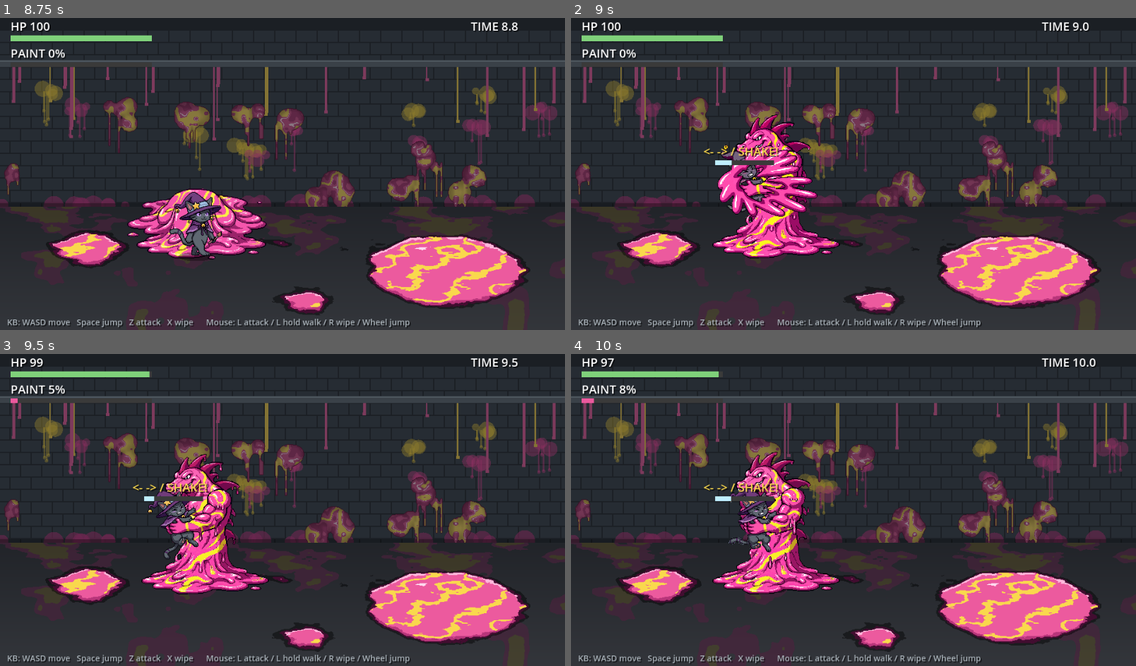
Above: before the commit, frames 1-4 (two rows, left to right).
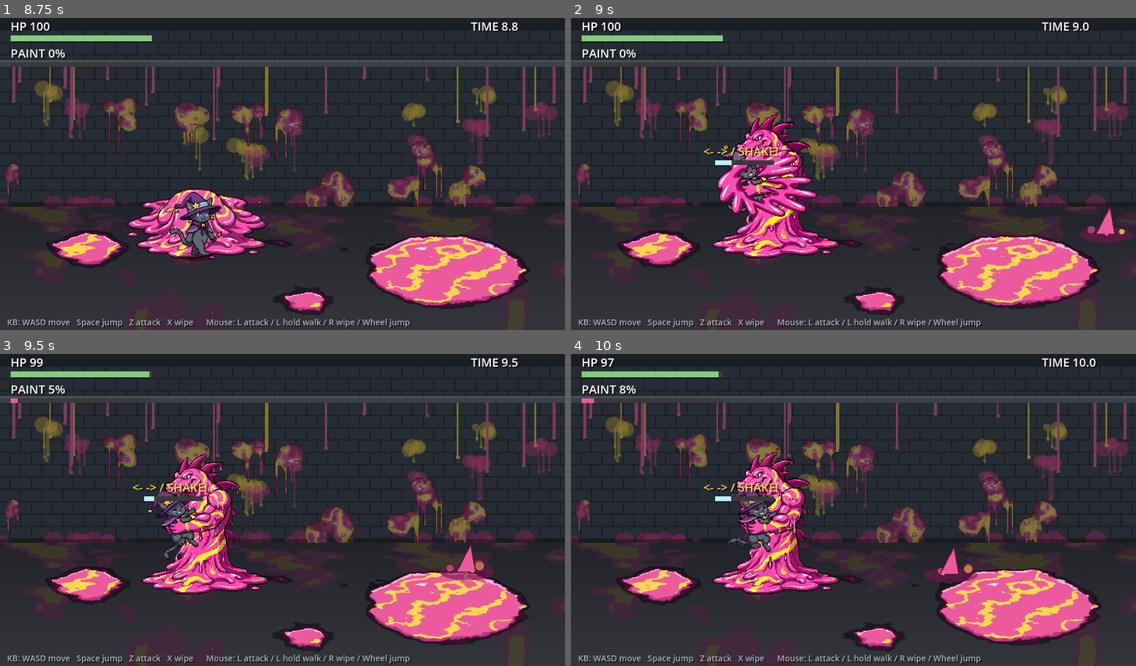
Above: after the commit, the same moments.

Repository: Dekaimo/sewer_proto
Game: Godot game, scene res://main.tscn
Same seed, same stepped clock (60 frames per second), same inputs: the game is played once before the commit and once after it.
Inputs (mouse positions are in pixels of both pictures, inside the frame that each line leads up to):
- Up to frame 1 (8.75 s): move the mouse to (406, 155) at 0.52 s; hold Right (right) 0.53-1.25 s; tap Z (attack) at 0.6, 2.3, 3.8, 5.1, 6.8, 8.1 s; click (406, 155) at 0.67 s; tap Space (jump) at 0.77, 3.77, 6.77 s; drag from (169, 186) to (254, 236) at 1.27 s; move the mouse to (339, 102) at 2.02 s; hold Right (right) 2.03-2.75 s; hold X (clean) 2.03-2.75 s; click (339, 102) at 2.17 s; drag from (254, 236) to (113, 124) at 2.77 s; move the mouse to (452, 217) at 3.52 s; hold Left (left) 3.53-4.25 s; tap K at 3.6 s; click (452, 217) at 3.67 s; drag from (113, 124) to (197, 92) at 4.27 s; move the mouse to (310, 170) at 5.02 s; hold Down (down) 5.03-5.75 s; click (310, 170) at 5.17 s; drag from (197, 92) to (169, 186) at 5.77 s; move the mouse to (406, 155) at 6.52 s; hold Up (up) 6.53-7.25 s; tap J at 6.6 s; click (406, 155) at 6.67 s; drag from (169, 186) to (254, 236) at 7.27 s; move the mouse to (339, 102) at 8.02 s; hold Down (down) from 8.03 s (still down); click (339, 102) at 8.17 s
- Up to frame 2 (9 s): release Down (down) at 8.75 s; drag from (825, 236) to (684, 124) at 8.77 s
- Up to frame 3 (9.5 s): no input
- Up to frame 4 (10 s): move the mouse to (1023, 553) at 9.52 s; hold Up (up) from 9.53 s (still down); hold X (clean) from 9.53 s (still down); click (1023, 553) at 9.67 s; tap Space (jump) at 9.77 s; tap Z (attack) at 9.8 s

Frame 1 is identical in both runs. In frame 2, 0.5% of the frame differs, in the area x 90-100%, y 60-73%; in frame 3, 0.5%; in frame 4, 0.7%, in the area x 62-86%, y 61-74%.

Commit message:
Add Paint Shark enemy: fin swim, gulp from below, big leap, drag underground, swallow wani+player combo
Co-Authored-By: Claude Opus 5.5 <noreply@anthropic.com>
Claude-Session: https://claude.ai/code/session_016eaBthCvKzWp812yLXmusx

Diff:
--- a/enemy.gd
+++ b/enemy.gd
@@ -29,6 +29,7 @@
 var hold_t := 0.0
 var last_x := 0.0
 var last_y := 0.0
+var swallowed_by = null
 var anim_t := 0.0
 var sprite: Sprite2D
 var emerge_frames: Array[Texture2D] = []
@@ -65,7 +66,7 @@
 
 
 func active() -> bool:
-	return not state in ["emerge", "swallow", "idle", "sink", "lurk", "ambush"]
+	return not state in ["emerge", "swallow", "idle", "sink", "lurk", "ambush", "swallowed"]
 
 
 func _process(delta: float) -> void:
@@ -98,6 +99,12 @@
 	if main.game_over:
 		state = "idle"
 		sprite.visible = true
+		return
+	if state == "swallowed":
+		# サメの腹の中（主人公と一緒に地中）
+		if is_instance_valid(swallowed_by):
+			position = swallowed_by.position
+		sprite.visible = false
 		return
 	if state == "sink" or state == "lurk" or state == "ambush":
 		_update_ambush(delta)
@@ -393,6 +400,26 @@
 	position.y = p.position.y
 
 
+# ---------- サメにまとめて呑まれる ----------
+func get_swallowed(shark) -> void:
+	_end_hold()
+	main.release_token(self)
+	state = "swallowed"
+	swallowed_by = shark
+	sprite.visible = false
+
+
+## 主人公が脱出したら、ワニも吐き出されて床から形成し直す
+func spit_out(pos: Vector2) -> void:
+	swallowed_by = null
+	position = pos
+	_clamp()
+	sprite.visible = true
+	state = "emerge"
+	anim_t = 0.6   # 水たまりから少し盛り上がったところから
+	stun = 0.0
+
+
 ## 1体目は今いる側、2体目以降は1体目の反対側を受け持つ
 func _flank_side(p) -> float:
 	var lead = main.enemies[0]
--- a/hud.gd
+++ b/hud.gd
@@ -31,6 +31,15 @@
 	if p.state == "slipped":
 		_txt(p.position + Vector2(-60, -80), "SLIPPED!  <- ->", Color("f9d84d"))
 
+	if p.state == "swallowed":
+		# 地中：画面全体がドロドロに沈む
+		draw_rect(Rect2(0, 0, 960, 540), Color(0.45, 0.05, 0.28, 0.22))
+		var label := "2 vs 1 !!   <- ->" if p.swallow_combo else "SWALLOWED!   <- ->"
+		var pos2: Vector2 = Vector2(clampf(p.position.x - 70.0, 10.0, 800.0), p.position.y - 90.0)
+		_txt(pos2 + Vector2(0, -12), label, Color("f9d84d"))
+		draw_rect(Rect2(pos2.x, pos2.y, 120, 8), Color("3a3a3a"))
+		draw_rect(Rect2(pos2.x, pos2.y, 120 * p.struggle, 8), Color("bfefff"))
+
 	if p.state == "grabbed":
 		var pos: Vector2 = p.position + Vector2(-50, -150)
 		_txt(pos + Vector2(-20, -8), "<- -> / SHAKE!", Color("f9d84d"))
--- a/main.gd
+++ b/main.gd
@@ -5,6 +5,7 @@
 const EnemyScript = preload("res://enemy.gd")
 const HudScript = preload("res://hud.gd")
 const SfxScript = preload("res://sfx.gd")
+const SharkScript = preload("res://shark.gd")
 const FloorShader = preload("res://floor.gdshader")
 const WallShader = preload("res://wall_paint.gdshader")
 
@@ -20,6 +21,8 @@
 var player
 var sfx
 var enemies: Array = []
+var sharks: Array = []
+var shark_spawn_t := 9.0   # ペンキサメが現れるまで
 # 床のドロドロ（マリオサンシャインの「らくがき」風）。床全体をマス目に分けた厚み 0〜1
 const GOOP_CX := 6.0   # 1マスの横幅
 const GOOP_CY := 3.0   # 1マスの縦幅（床は奥行きが潰れて見えるので半分）
@@ -92,6 +95,10 @@
 			get_tree().reload_current_scene()
 		return
 	survive_time += delta
+	if shark_spawn_t > 0.0:
+		shark_spawn_t -= delta
+		if shark_spawn_t <= 0.0:
+			_spawn_shark()
 	_update_mess(delta)
 	if goop_dirty:
 		goop_dirty = false
@@ -140,8 +147,20 @@
 	return null
 
 
+func _spawn_shark() -> void:
+	var s = SharkScript.new()
+	s.main = self
+	# 主人公から遠い方の端から、床の下を泳いでくる
+	var x := ARENA_L + 20.0 if player.position.x > VIEW_W * 0.5 else ARENA_R - 20.0
+	s.position = Vector2(x, randf_range(DEPTH_MIN + 20.0, DEPTH_MAX - 20.0))
+	add_child(s)
+	sharks.append(s)
+
+
 func on_player_defeated(grabber) -> void:
 	game_over = true
+	if player.state == "swallowed" or player.swallower != null:
+		return   # 地中で力尽きた：沈んだまま終わる
 	# とどめ演出：掴んでいた敵（いなければ一番近い敵）が抱えて沈む
 	var e = grabber
 	if e == null or not is_instance_valid(e):
--- a/player.gd
+++ b/player.gd
@@ -34,7 +34,9 @@
 var mask_tex: ImageTexture
 var opaque_px: Array[Vector2i] = []
 
-var state := "normal"   # normal / slipped / grabbed / defeated
+var state := "normal"   # normal / slipped / grabbed / swallowed / defeated
+var swallower = null     # 呑み込んでいるサメ
+var swallow_combo := false   # ワニごと呑まれた（地中で2対1）
 var slip_t := 0.0
 var hidden_in_hug := false   # 抱きつきの1枚絵に描かれている間は自分を表示しない       # 転んでいる残り時間
 var vel := Vector2.ZERO
@@ -269,7 +271,7 @@
 				lmb_held = false
 		elif mb.pressed and (mb.button_index == MOUSE_BUTTON_MIDDLE or mb.button_index == MOUSE_BUTTON_WHEEL_UP):
 			queued_jump = true
-	elif event is InputEventMouseMotion and state == "grabbed":
+	elif event is InputEventMouseMotion and (state == "grabbed" or state == "swallowed"):
 		var rx: float = (event as InputEventMouseMotion).relative.x
 		if absf(rx) >= 4.0:
 			var d := 1 if rx > 0 else -1
@@ -297,12 +299,14 @@
 			_update_slipped(delta)
 		"grabbed":
 			_update_grabbed(delta)
+		"swallowed":
+			_update_swallowed(delta)
 	_update_frame(delta)
 	z_index = int(position.y)   # 手前にいるほど前に描く
 	sprite.flip_h = facing < 0
 	if state != "grabbed":
 		hidden_in_hug = false
-	sprite.visible = state != "defeated" and not hidden_in_hug and not (invuln > 0.0 and state == "normal" and int(invuln * 20) % 2 == 0)
+	sprite.visible = state != "defeated" and state != "swallowed" and not hidden_in_hug and not (invuln > 0.0 and state == "normal" and int(invuln * 20) % 2 == 0)
 	queue_redraw()
 
 
@@ -425,6 +429,64 @@
 			e.on_hit(facing)
 			if randf() < 0.3:
 				add_dirt(Vector2i(64 + facing * 30, randi_range(60, 90)), 1)  # 跳ね返り
+
+
+# ---------- サメに丸呑みされる ----------
+func get_swallowed(shark, combo: bool) -> bool:
+	if state == "grabbed" and is_instance_valid(grabbed_by):
+		grabbed_by = null
+	state = "swallowed"
+	swallower = shark
+	swallow_combo = combo
+	hidden_in_hug = false
+	sprite.rotation = 0.0
+	struggle = 0.1
+	last_dir = 0
+	vel = Vector2.ZERO
+	z = 0.0
+	# 呑まれた瞬間に全身ドロドロ
+	for i in (10 if combo else 6):
+		add_dirt(random_body_point(), 3)
+	damage(6.0)
+	main.sfx.play("defeat", -4.0)
+	return true
+
+
+func _update_swallowed(delta: float) -> void:
+	if not is_instance_valid(swallower):
+		state = "normal"
+		return
+	position = swallower.position
+	# 2対1のときは抜け出しにくく、汚れるのも速い
+	struggle -= (0.2 if swallow_combo else 0.15) * delta
+	var d := 0
+	if Input.is_action_just_pressed("left"):
+		d = -1
+	elif Input.is_action_just_pressed("right"):
+		d = 1
+	if d != 0 and d != last_dir:
+		struggle += 0.05 if swallow_combo else 0.07
+		last_dir = d
+	drip_timer += delta
+	if drip_timer > (0.14 if swallow_combo else 0.24):
+		drip_timer = 0.0
+		add_dirt(random_body_point(), 2)
+		damage(2.0 if swallow_combo else 1.2)
+		if state == "swallowed":
+			main.sfx.play("grab_loop", -4.0, 0.3)
+	struggle = clampf(struggle, 0.0, 1.0)
+	if struggle >= 1.0 and state == "swallowed":
+		# 床から飛び出して脱出
+		state = "normal"
+		var s = swallower
+		swallower = null
+		invuln = 1.4
+		on_floor = false
+		vz = 320.0
+		vel = Vector2(randf_range(-160.0, 160.0), 0.0)
+		main.add_goop(position, 120.0, 0.4)
+		main.sfx.play("escape")
+		s.on_escaped()
 
 
 # ---------- 転倒 ----------
@@ -503,7 +565,7 @@
 
 func _draw() -> void:
 	# 足元の影（ジャンプ中も床に残す）
-	if state != "defeated" and not hidden_in_hug:
+	if state != "defeated" and state != "swallowed" and not hidden_in_hug:
 		draw_set_transform(Vector2.ZERO, 0.0, Vector2(1.0, 0.25))
 		draw_circle(Vector2.ZERO, 30.0, Color(0, 0, 0, 0.35))
 		draw_set_transform(Vector2.ZERO, 0.0, Vector2.ONE)
--- /dev/null
+++ b/shark.gd
@@ -0,0 +1,243 @@
+extends Node2D
+## ペンキサメ。床の下をヒレだけ出して泳ぎ、真下から丸呑み／遠くからは大ジャンプでドボン。
+## 呑んだ相手を床の下で引き回してドロドロにする。
+## ワニに捕まっている主人公を狙うと、ワニごと呑み込んで「地中の2対1」になる（連携の登竜門）。
+## 絵は assets/same_base.png（閉じ口）と assets/same_open.png（大口）。無ければ仮の図形で描く。
+
+const BASE_PATH := "res://assets/same_base.png"
+const OPEN_PATH := "res://assets/same_open.png"
+const FEET_Y := 150          # 絵の中で腹（水たまり）が床に着く行
+const FIN_H := 46            # 泳いでいるとき床から出ている高さ
+
+var main
+var state := "swim"   # swim / gulp / leap / drag / spit / stunned
+var facing := -1      # 元絵は左向き
+var t := 0.0
+var cd := 0.0          # 次の攻撃までの待ち
+var leap_from := Vector2.ZERO
+var leap_to := Vector2.ZERO
+var z := 0.0
+var caught_player := false
+var caught_wani = null
+var wander := 0.0
+var sprite: Sprite2D
+var tex_base: Texture2D
+var tex_open: Texture2D
+
+
+func _ready() -> void:
+	tex_base = load(BASE_PATH) if ResourceLoader.exists(BASE_PATH) else null
+	tex_open = load(OPEN_PATH) if ResourceLoader.exists(OPEN_PATH) else tex_base
+	sprite = Sprite2D.new()
+	sprite.centered = false
+	add_child(sprite)
+	cd = 2.0
+
+
+func underground() -> bool:
+	return state in ["swim", "drag", "stunned"]
+
+
+func _process(delta: float) -> void:
+	t += delta
+	cd -= delta
+	wander += delta
+	z_index = int(position.y) - 1
+	if main.game_over and state != "drag":
+		state = "swim"
+	var p = main.player
+	match state:
+		"swim":
+			_swim(delta, p)
+		"stunned":
+			if t > 1.2:
+				state = "swim"
+		"gulp":
+			_gulp(delta, p)
+		"leap":
+			_leap(delta, p)
+		"drag":
+			_drag(delta, p)
+	_update_sprite()
+	queue_redraw()
+
+
+# ---------- 泳ぐ（ヒレだけ見えている） ----------
+func _swim(delta: float, p) -> void:
+	if main.game_over:
+		return
+	var target: Vector2 = p.position
+	var to_p: Vector2 = target - position
+	if absf(to_p.x) > 2.0:
+		facing = 1 if to_p.x > 0 else -1
+	# ドロドロの中は速い。乾いた床も潜って進む（通った跡がドロドロになる）
+	var sp: float = 230.0 if main.goop_at(position) > 0.12 else 120.0
+	if p.state == "grabbed":
+		sp *= 1.3   # ワニに捕まっている獲物には一直線
+	var can_hunt: bool = p.state in ["normal", "slipped", "grabbed"] and cd <= 0.0
+	# 遠くにいれば大ジャンプ
+	if can_hunt and to_p.length() > 360.0 and p.state != "grabbed":
+		_start_leap(p)
+		return
+	position += to_p.normalized() * Vector2(1.0, 0.6) * sp * delta if to_p.length() > 4.0 else Vector2.ZERO
+	_clamp()
+	main.add_goop(position, 34.0, 0.03)
+	# 真下に来たら丸呑み
+	if can_hunt and absf(to_p.x) < 16.0 and absf(to_p.y) < 14.0:
+		state = "gulp"
+		t = 0.0
+		main.sfx.play("grab", -4.0)
+
+
+# ---------- 真下から丸呑み ----------
+func _gulp(delta: float, p) -> void:
+	# 0〜0.3秒：大口を開けて床から飛び出す／0.3秒：呑む／〜0.7秒：沈む
+	if t >= 0.3 and not has_meta("gulped"):
+		set_meta("gulped", true)
+		main.add_goop(position, 140.0, 0.5)
+		main.splat_wall(Vector2(position.x, main.FLOOR_TOP - 60.0), 50.0)
+		_try_swallow(p, 48.0)
+	if t > 0.7:
+		remove_meta("gulped")
+		_sink_after_attack()
+
+
+# ---------- 大ジャンプしてドボン ----------
+func _start_leap(p) -> void:
+	state = "leap"
+	t = 0.0
+	leap_from = position
+	# 着地点は主人公の今いる場所（動けば外せる）
+	leap_to = p.position
+	facing = 1 if leap_to.x > position.x else -1
+	main.sfx.play("grab", -2.0)
+
+
+func _leap(delta: float, p) -> void:
+	var dur := 1.0
+	var k := clampf(t / dur, 0.0, 1.0)
+	position = leap_from.lerp(leap_to, k)
+	z = sin(k * PI) * 240.0
+	if k >= 1.0:
+		z = 0.0
+		main.add_goop(position, 220.0, 0.7)
+		for i in 3:
+			main.splat_wall(Vector2(position.x + randf_range(-160.0, 160.0), main.FLOOR_TOP - randf_range(20.0, 160.0)), randf_range(40.0, 70.0))
+		main.sfx.play("assist")
+		_try_swallow(p, 70.0)
+		_sink_after_attack()
+
+
+# ---------- 呑み込み判定 ----------
+func _try_swallow(p, r: float) -> void:
+	var near: bool = absf(p.position.x - position.x) < r and absf(p.position.y - position.y) < 30.0 and p.z < 60.0
+	if not near:
+		return
+	if p.state == "grabbed" and is_instance_valid(p.grabbed_by):
+		# ワニごと丸呑み（地中で2対1が始まる）
+		caught_wani = p.grabbed_by
+		caught_wani.get_swallowed(self)
+		caught_player = p.get_swallowed(self, true)
+	elif p.state in ["normal", "slipped"] and p.invuln <= 0.0:
+		caught_player = p.get_swallowed(self, false)
+
+
+func _sink_after_attack() -> void:
+	if caught_player:
+		state = "drag"
+		t = 0.0
+	else:
+		state = "swim"
+		cd = randf_range(2.5, 4.0)
+
+
+# ---------- 床の下で引き回す ----------
+func _drag(delta: float, p) -> void:
+	# ゆっくり蛇行しながら床の下を引き回す
+	var dir := Vector2(cos(wander * 0.7), sin(wander * 1.3) * 0.5)
+	position += dir * 55.0 * delta
+	if position.x < main.ARENA_L + 40.0 or position.x > main.ARENA_R - 40.0:
+		wander += PI * 0.5
+	_clamp()
+	facing = 1 if dir.x > 0 else -1
+	main.add_goop(position, 50.0, 0.05)
+
+
+## 主人公が自力で脱出したとき
+func on_escaped() -> void:
+	caught_player = false
+	if caught_wani != null and is_instance_valid(caught_wani):
+		caught_wani.spit_out(position + Vector2(-facing * 60.0, 0.0))
+	caught_wani = null
+	state = "stunned"
+	t = 0.0
+	cd = 4.0
+
+
+func _clamp() -> void:
+	position.x = clampf(position.x, main.ARENA_L, main.ARENA_R)
+	position.y = clampf(position.y, main.DEPTH_MIN, main.DEPTH_MAX)
+
+
+# ---------- 見た目 ----------
+func _update_sprite() -> void:
+	if tex_base == null:
+		sprite.visible = false
+		return
+	var tex: Texture2D = tex_base
+	var vis_h := 0.0         # 床から上に見えている高さ
+	var full_h: float = tex.get_height()
+	match state:
+		"swim", "drag", "stunned":
+			vis_h = FIN_H
+		"gulp":
+			tex = tex_open
+			# 飛び出して、沈む
+			var k: float = t / 0.3 if t < 0.3 else 1.0 - (t - 0.3) / 0.4
+			vis_h = lerpf(FIN_H, FEET_Y, clampf(k, 0.0, 1.0))
+		"leap":
+			tex = tex_open
+			vis_h = FEET_Y
+	sprite.visible = true
+	sprite.texture = tex
+	sprite.flip_h = facing > 0
+	# 上から vis_h だけを切り出して、床から生えているように見せる
+	var top := 0.0 if state == "leap" else maxf(FEET_Y - vis_h, 0.0)
+	var h := FEET_Y - top
+	sprite.region_enabled = true
+	sprite.region_rect = Rect2(0, top, tex.get_width(), h)
+	sprite.offset = Vector2(-tex.get_width() / 2.0, -h)
+	sprite.position = Vector2(0, -z + (4.0 if underground() else 0.0))
+	# 泳いでいるときはゆらゆら
+	if underground():
+		sprite.position.y += sin(t * 6.0) * 2.0
+
+
+func _draw() -> void:
+	# 着地点の影（大ジャンプ中）
+	if state == "leap":
+		draw_set_transform(leap_to - position, 0.0, Vector2(1.0, 0.28))
+		draw_circle(Vector2.ZERO, 70.0, Color(0, 0, 0, 0.35))
+		draw_set_transform(Vector2.ZERO, 0.0, Vector2.ONE)
+		return
+	if not underground():
+		return
+	# 泳いだ跡の波と泡
+	var tt := t
+	draw_set_transform(Vector2(0, 2), 0.0, Vector2(1.0, 0.28))
+	draw_circle(Vector2.ZERO, 46.0 if state != "drag" else 70.0, Color(0.45, 0.08, 0.30, 0.6))
+	draw_set_transform(Vector2.ZERO, 0.0, Vector2.ONE)
+	var n := 4 if state != "drag" else 9
+	for k in n:
+		var ph := fmod(tt * 1.8 + k * 0.29, 1.0)
+		var bx := sin(k * 2.1 + tt * 1.5) * (30.0 if state != "drag" else 56.0)
+		var r := 3.0 + 6.0 * ph
+		var c := Color("ec5a9e") if k % 2 == 0 else Color("f9d84d")
+		c.a = 1.0 - ph * 0.7
+		draw_circle(Vector2(bx, -ph * 12.0), r + 1.0, Color(0.35, 0.05, 0.2, c.a))
+		draw_circle(Vector2(bx, -ph * 12.0), r, c)
+	# 絵がまだ無いときの仮のヒレ
+	if tex_base == null:
+		var f := float(facing)
+		draw_colored_polygon(PackedVector2Array([Vector2(-14 * f, 0), Vector2(18 * f, 0), Vector2(-6 * f, -FIN_H)]), Color("ec5a9e"))
+		draw_polyline(PackedVector2Array([Vector2(-14 * f, 0), Vector2(-6 * f, -FIN_H), Vector2(18 * f, 0)]), Color("5a1240"), 2.0)
